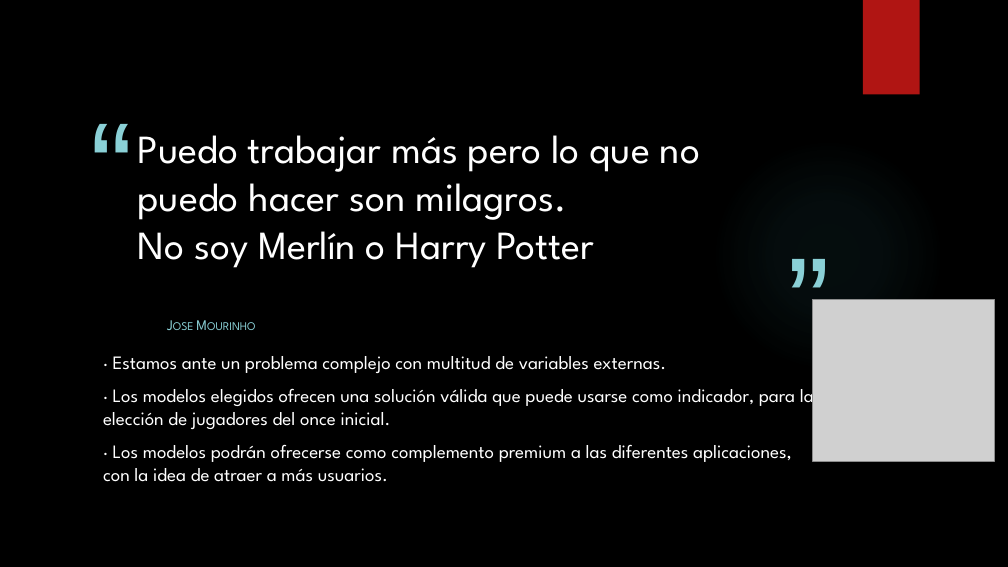
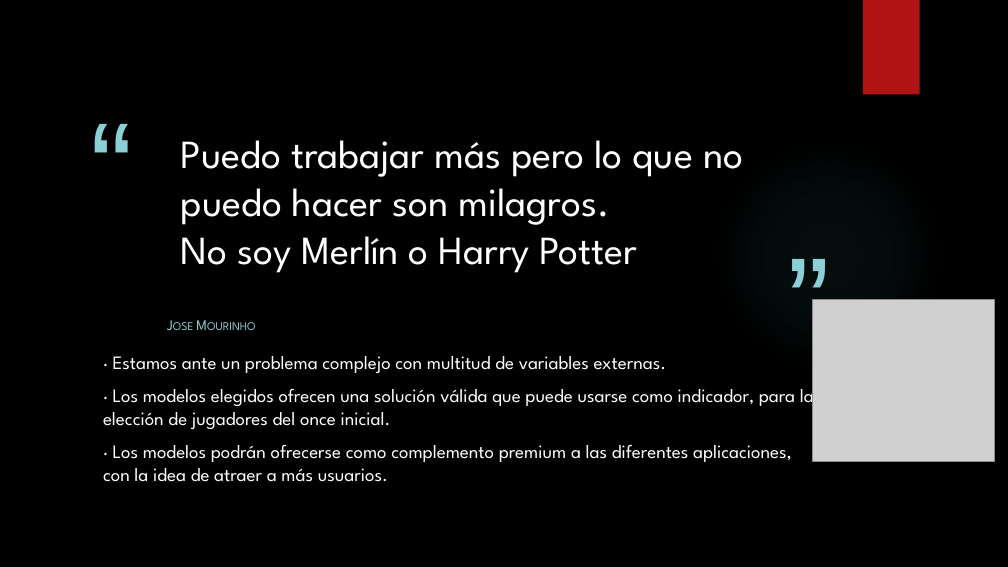
Before and after one commit to Gobuub/ETL_project, a slide deck: slide 15 of ML_Project.pptx (slide 14 before the commit). Drawn at 1008x567 pixels with LibreOffice and Linux fonts; fonts in the diff are those of the drawing; grey boxes stand for pictures; background and template pictures are left out. Boxes give left, top, right and bottom in pixels: in the first picture for what was removed or moved away, otherwise in the second. Text is boxed around its words. In the diff, an @@ line names an element or a change of style, - is before the commit and + after.

```diff
--- a/ML_Project.pptx
+++ b/ML_Project.pptx
@@ title "Puedo trabajar más pero lo ...": place and size @@
-title "Puedo trabajar más pero lo ..." at [138,135,700,268]
+title "Puedo trabajar más pero lo ..." at [181,140,743,273]
```
Also in this commit, not shown: 3 other slides changed, 1 slide added, 6 other files.
